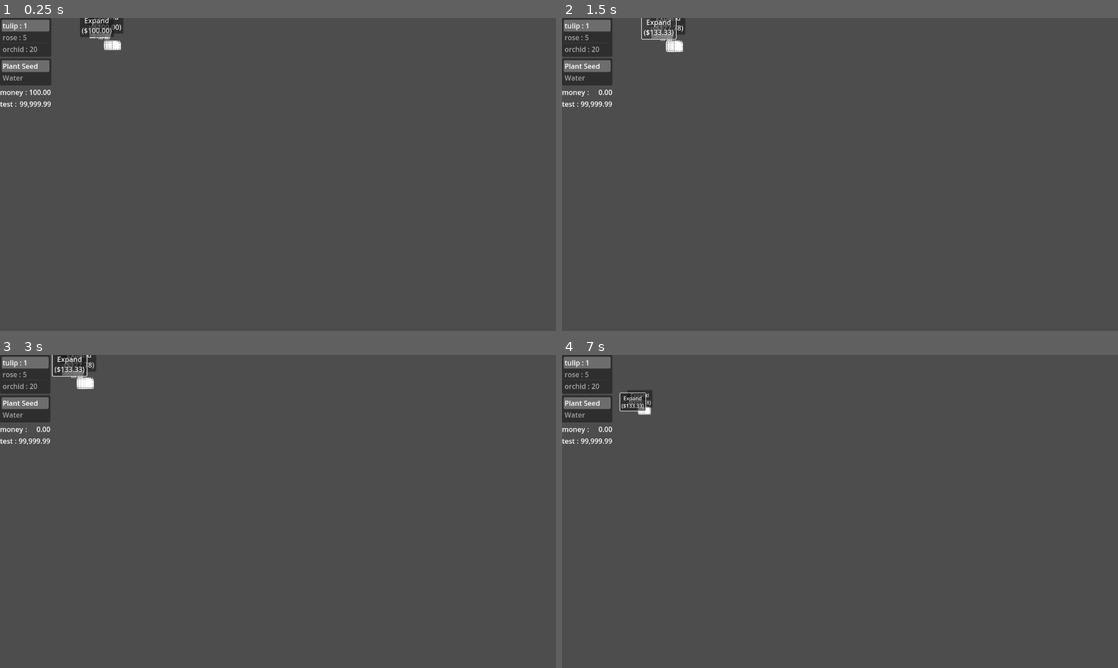
Above: before the commit, frames 1-4 (two rows, left to right).
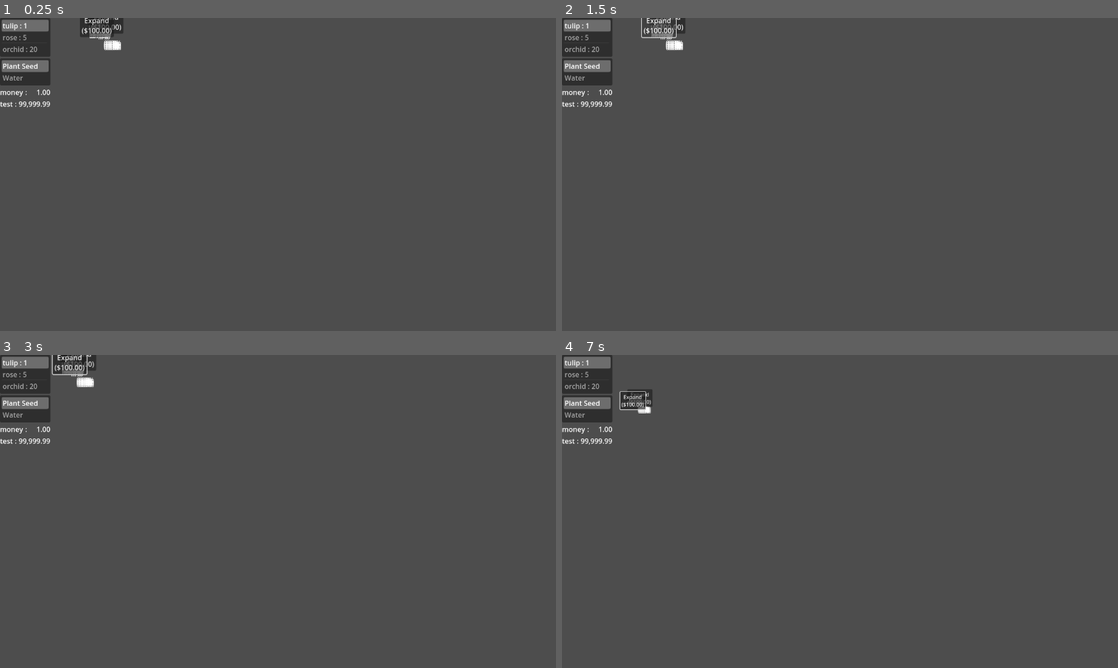
Above: after the commit, the same moments.

Repository: AtkinTC/Godot-Garden
Game: Godot game, scene res://Scenes/main.tscn
The game is run twice, just before and just after one commit, with the same random seed, the same clock (stepped at 60 frames per second) and the same inputs.
Inputs (mouse positions are in pixels of both pictures, inside the frame that each line leads up to):
- Up to frame 1 (0.25 s): no input
- Up to frame 2 (1.5 s): click (650, 21) at 0.52 s; click "Expand ($177.78)" (after the commit: "Expand ($100.00)") at 1.25 s
- Up to frame 3 (3 s): click "Expand ($133.33)" (after the commit: "Expand ($100.00)") at 2 s; tap Enter at 2.75 s; move the mouse to (400, 495) at 2.77 s; hold D (ui_right) from 2.78 s (still down); tap Mouse wheel up (zoom_in) at 2.85 s
- Up to frame 4 (7 s): move the mouse to (728, 527) at 3.52 s; release D (ui_right) at 3.53 s; hold S (ui_down) 3.53-4.28 s; tap Mouse wheel down (zoom_out) at 3.6, 5.1, 6.6 s; tap Space at 4.25, 5.75 s; move the mouse to (895, 442) at 4.27 s; hold D (ui_right) 4.28-5.03 s; tap Mouse wheel up (zoom_in) at 4.35, 5.85 s; tap Enter at 5, 6.5 s; move the mouse to (812, 574) at 5.02 s; hold W (ui_up) 5.03-5.78 s; move the mouse to (1006, 558) at 5.77 s; hold A (ui_left) from 5.78 s (still down); move the mouse to (673, 464) at 6.52 s

The runs differ from the first frame. In frame 1, 0.2% of the frame differs, in the area x 3-10%, y 0-29%; in frame 2, 0.3%; in frame 3, 0.3%, in the area x 6-18%, y 0-25%; in frame 4, 0.2%.
Error in both runs: Invalid access to property or key 'minimum_size' on a base object of type 'TextureProgressBar'. (res://Scenes/Garden/GardenPlotNode.gd:66)

Commit message:
plants re-grow automatically

Diff:
--- a/Scenes/Garden/GardenPlot.gd
+++ b/Scenes/Garden/GardenPlot.gd
@@ -63,21 +63,25 @@
 
 	water_level = new_water_level
 
-func sell_plant():
+func complete_plant_growth():
+	if(grow_progress < grow_capacity):
+		return
+
 	if(plant_key == null || plant_key == ""):
 		return
 
+	# gain resources from 'selling' the grown plant
 	var sell_price : Dictionary = PlantManager.get_plant_type_attribute(plant_key, PlantManager.SELL_PRICE)
 	for resource_key in sell_price:
 		var current_amount = ResourceManager.get_resource_attribute(resource_key, ResourceManager.AMOUNT)
 		ResourceManager.set_resource_attribute(resource_key, ResourceManager.AMOUNT, current_amount + sell_price[resource_key])
 
-	planted = false
+	# reset growth progress
 	grow_progress = 0
 
 func step(step_time : float):
 	if(grow_progress >= grow_capacity):
-		sell_plant()
+		complete_plant_growth()
 
 	if(planted):
 		if water_level >= water_consumption:
--- a/Singletons/PlantManager.gd
+++ b/Singletons/PlantManager.gd
@@ -11,7 +11,7 @@
 var plant_types := {
 	"TULIP" : {
 		"display_name" : "tulip",
-		"grow_capacity" : 30,
+		"grow_capacity" : 15,
 		"grow_speed_unsatisfied" : 1,
 		"grow_speed_satisfied" : 2,
 		"water_consumption" : 1,
@@ -24,9 +24,9 @@
 	},
 	"ROSE" : {
 		"display_name" : "rose",
-		"grow_capacity" : 90,
+		"grow_capacity" : 60,
 		"grow_speed_unsatisfied" : 1,
-		"grow_speed_satisfied" : 3,
+		"grow_speed_satisfied" : 2,
 		"water_consumption" : 1,
 		"purchase_price" : {
 			"MONEY" : 5
@@ -38,9 +38,9 @@
 	"ORCHID" : {
 		"display_name" : "orchid",
 		"grow_capacity" : 120,
-		"grow_speed_unsatisfied" : 0,
+		"grow_speed_unsatisfied" : 0.1,
 		"grow_speed_satisfied" : 1,
-		"water_consumption" : 3,
+		"water_consumption" : 2,
 		"purchase_price" : {
 			"MONEY" : 20
 		},
--- a/Singletons/ResourceManager.gd
+++ b/Singletons/ResourceManager.gd
@@ -7,7 +7,7 @@
 var resource_types := {
 	"MONEY" : {
 		"display_name" : "money",
-		"initial_amount" : 100.00
+		"initial_amount" : 1.00
 	},
 	"RESOURCE_1" : {
 		"display_name" : "test",
